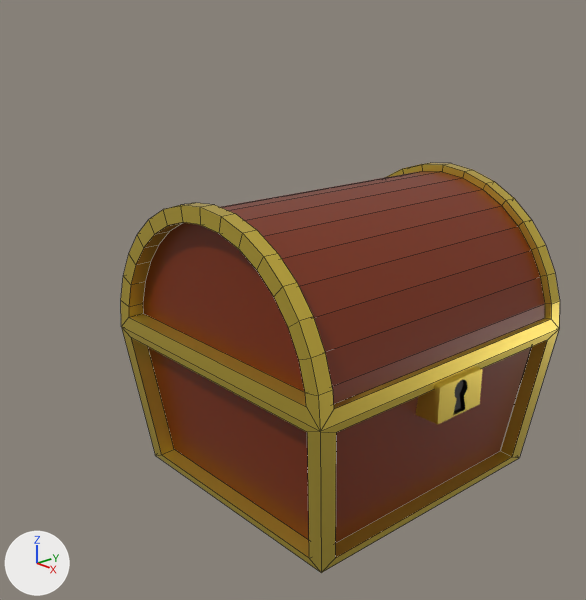
The Blender file TreasureChest.blend, before and after one commit.
Both versions are drawn from a 50 mm camera at (3.33, -3.3, 2.71) aimed at (-0.41, -0.02, 0.99). Lighting does not change. The marker at lower left points along +X, +Y and +Z. Mesh edges are drawn as thin lines on the coarser meshes.

The scene before the commit, as lines of its bpy script (objects in view):
```python
me_cube = bpy.data.meshes.new('Cube')
me_cube.from_pydata(...)  # 40 vertices, 38 faces; spans x -1.0..1.0, y -1.0..1.0, z -1.0..1.0
# faces by material slot: [6, 32]
me_cube.materials.append(mat_material)  # brown #7c2b00
me_cube.materials.append(mat_マテリアル)  # yellow #e7cb50
me_円柱 = bpy.data.meshes.new('円柱')
me_円柱.from_pydata(...)  # 170 vertices, 155 faces; spans x -1.0..1.0, y 0.0..1.0, z -1.0..1.0
# faces by material slot: [19, 136]
me_円柱.materials.append(mat_material)  # brown #7c2b00
me_円柱.materials.append(mat_マテリアル)  # yellow #e7cb50
me_立方体 = bpy.data.meshes.new('立方体')
me_立方体.from_pydata(...)  # 95 vertices, 66 faces; spans x -1.0..1.0, y -1.0..1.0, z -1.0..1.0
# faces by material slot: [36, 30]
me_立方体.materials.append(mat_マテリアル)  # yellow #e7cb50
me_立方体.materials.append(mat_マテリアル_001)  # black #000000
ob_cube = bpy.data.objects.new('Cube', me_cube)
ob_cube.location = (0.0, 0.0, 0.465)
ob_cube.scale = (0.9, 1.0, 0.45)
ob_円柱 = bpy.data.objects.new('円柱', me_円柱)
ob_円柱.location = (0.0, 0.0, 0.915)
ob_円柱.rotation_euler = (1.571, 0.0, 0.0)  # degrees (90, 0, 0)
ob_円柱.scale = (0.9, 0.9, 1.0)
ob_立方体 = bpy.data.objects.new('立方体', me_立方体)
ob_立方体.location = (0.8, 0.0, 0.79)
ob_立方体.scale = (0.135, 0.182, 0.108)
```
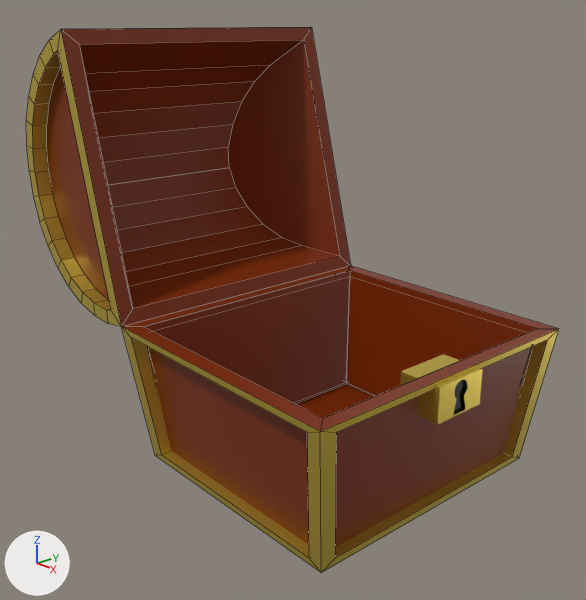
Commit message: 宝箱のモデリング完成

Where the change shows, as pixel boxes [x1, y1, x2, y2] in the pictures (586 x 600 px):
'Cube', reshaped: before [122, 327, 559, 573]; after [122, 266, 559, 573]
'円柱', deleted: before [121, 163, 560, 432]
    faces in mat_material (brown #7c2b00): [143, 171, 545, 404]
    faces in mat_マテリアル (yellow #e7cb50): [121, 163, 560, 432]
'Lid', added (brown): after [26, 27, 351, 327]
    faces in mat_material (brown #7c2b00): [47, 27, 351, 327]
    faces in mat_マテリアル (yellow #e7cb50): [26, 29, 121, 326]
part 1 of me_cube, built on (brown): after [122, 266, 558, 547]

The change, as a list of edits to the scene's bpy script:
```text
Change me_cube:
    used by ob_cube; location = (0.0, 0.0, 0.465); scale = (0.9, 1.0, 0.45)
    remove me_cube.from_pydata(...)  # 40 vertices, 38 faces; spans x -1.0..1.0, y -1.0..1.0, z -1.0..1.0
    add me_cube.from_pydata(...)  # 52 vertices, 50 faces; spans x -1.0..1.0, y -1.0..1.0, z -1.0..1.0
    me_cube part 1
    1 face is deleted
    12 vertices are added at x -0.9..0.9, y -0.9..0.9, z -0.96..1.0
    13 new faces join them, mat_material (brown #7c2b00)
Add me_円柱_1:
    me_円柱_1.from_pydata(...)  # 210 vertices, 185 faces; spans x -1.0..1.0, y 0.0..1.0, z -1.0..1.0
    # faces by material slot: [45, 140]
    me_円柱_1.materials.append(mat_material)  # brown #7c2b00
    me_円柱_1.materials.append(mat_マテリアル)  # yellow #e7cb50
Remove ob_円柱:
    ob_円柱 = bpy.data.objects.new('円柱', me_円柱)
    ob_円柱.location = (0.0, 0.0, 0.915)
    ob_円柱.rotation_euler = (1.571, 0.0, 0.0)  # degrees (90, 0, 0)
    ob_円柱.scale = (0.9, 0.9, 1.0)
Add ob_lid:
    ob_lid = bpy.data.objects.new('Lid', me_円柱_1)
    ob_lid.location = (-1.133, 0.0, 1.784)
    ob_lid.rotation_euler = (1.571, 10.73, 0.0)  # degrees (90, 255, 0)
    ob_lid.scale = (0.9, 0.9, 1.0)
```
